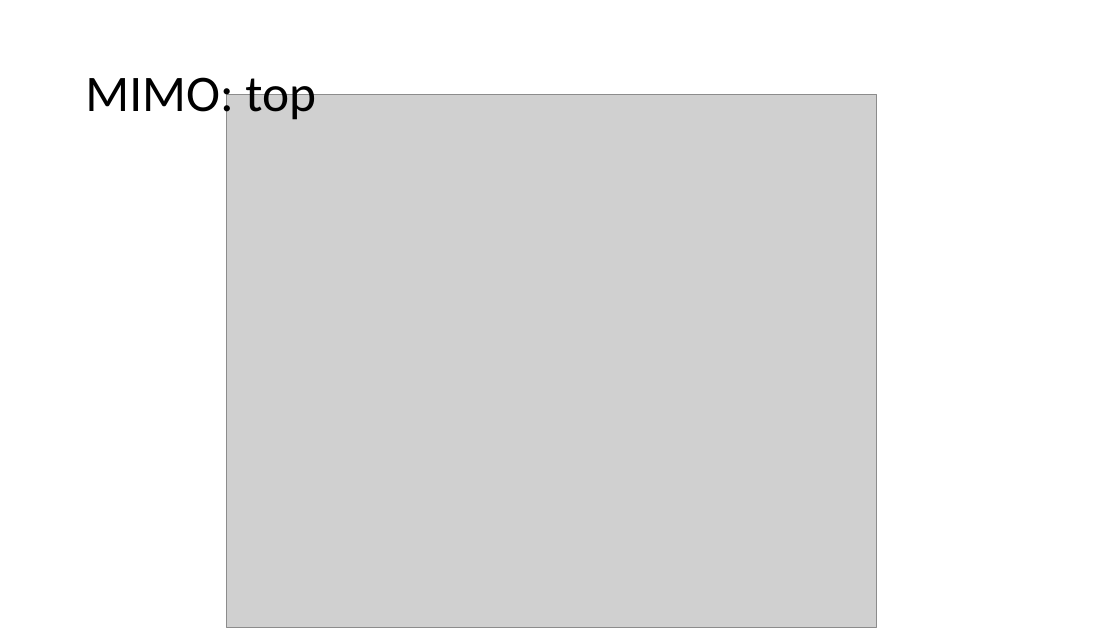
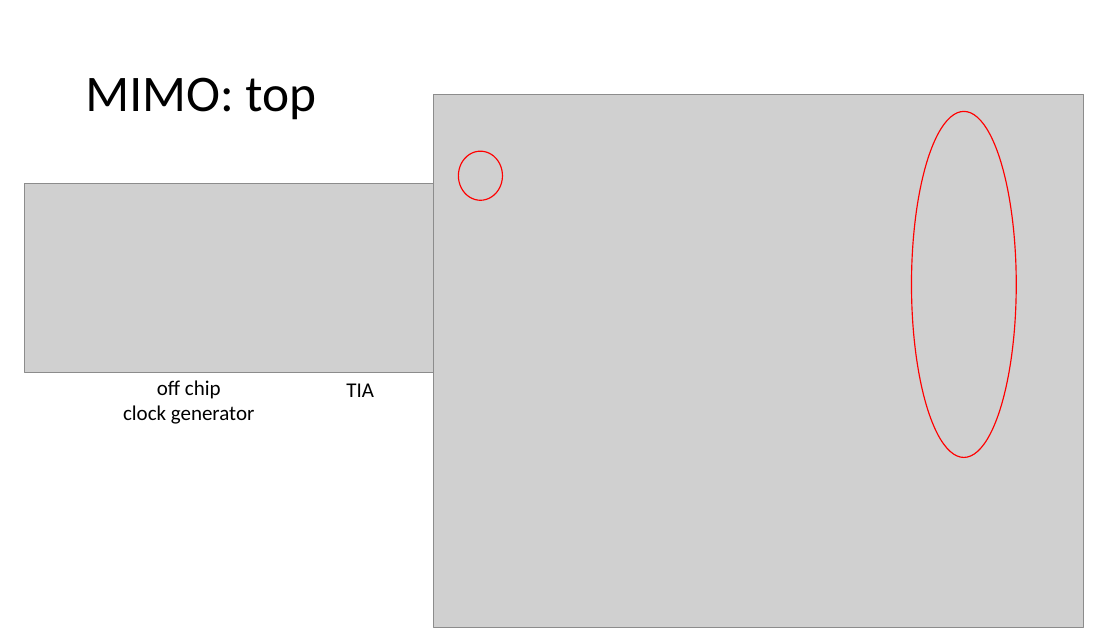
Before and after one commit to kkunal1408/GANA_circuit_data, a slide deck: slide 11 of circuit_data/source_files/individual_test_data_org/summary_results.pptx (slide 6 before the commit). Drawn at 1120x630 pixels with LibreOffice and Linux fonts; fonts in the diff are those of the drawing; grey boxes stand for pictures. Boxes give left, top, right and bottom in pixels: in the first picture for what was removed or moved away, otherwise in the second. Text is boxed around its words. In the diff, an @@ line names an element or a change of style, - is before the commit and + after.

```diff
--- a/circuit_data/source_files/individual_test_data_org/summary_results.pptx
+++ b/circuit_data/source_files/individual_test_data_org/summary_results.pptx
@@ picture: place and size @@
-picture at box(226, 94, 876, 627)
+picture at box(434, 94, 1084, 627)
@@ ellipse added at box(912, 112, 1017, 458), outline #FF0000 1 pt @@
@@ ellipse added at box(459, 151, 502, 200), outline #FF0000 1 pt @@
@@ picture added at box(24, 183, 434, 372) @@
@@ text added at box(123, 380, 255, 424), 18 pt, text #000000 @@
+off chip
+clock generator
@@ text added at box(346, 383, 374, 397), 18 pt, text #000000 @@
+TIA
```
Also in this commit, not shown: 6 other slides changed, 11 slides added, 3 other files.
